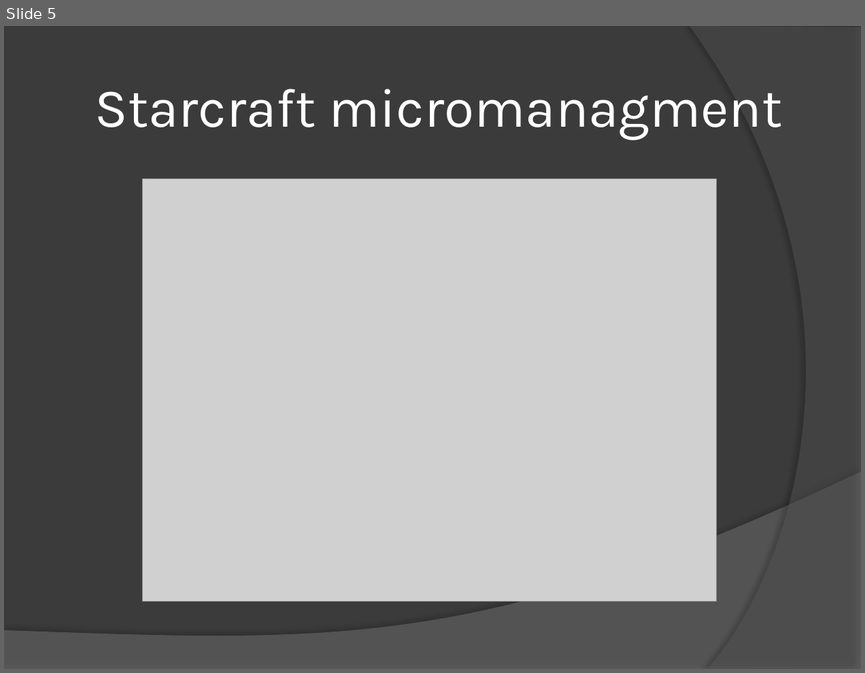
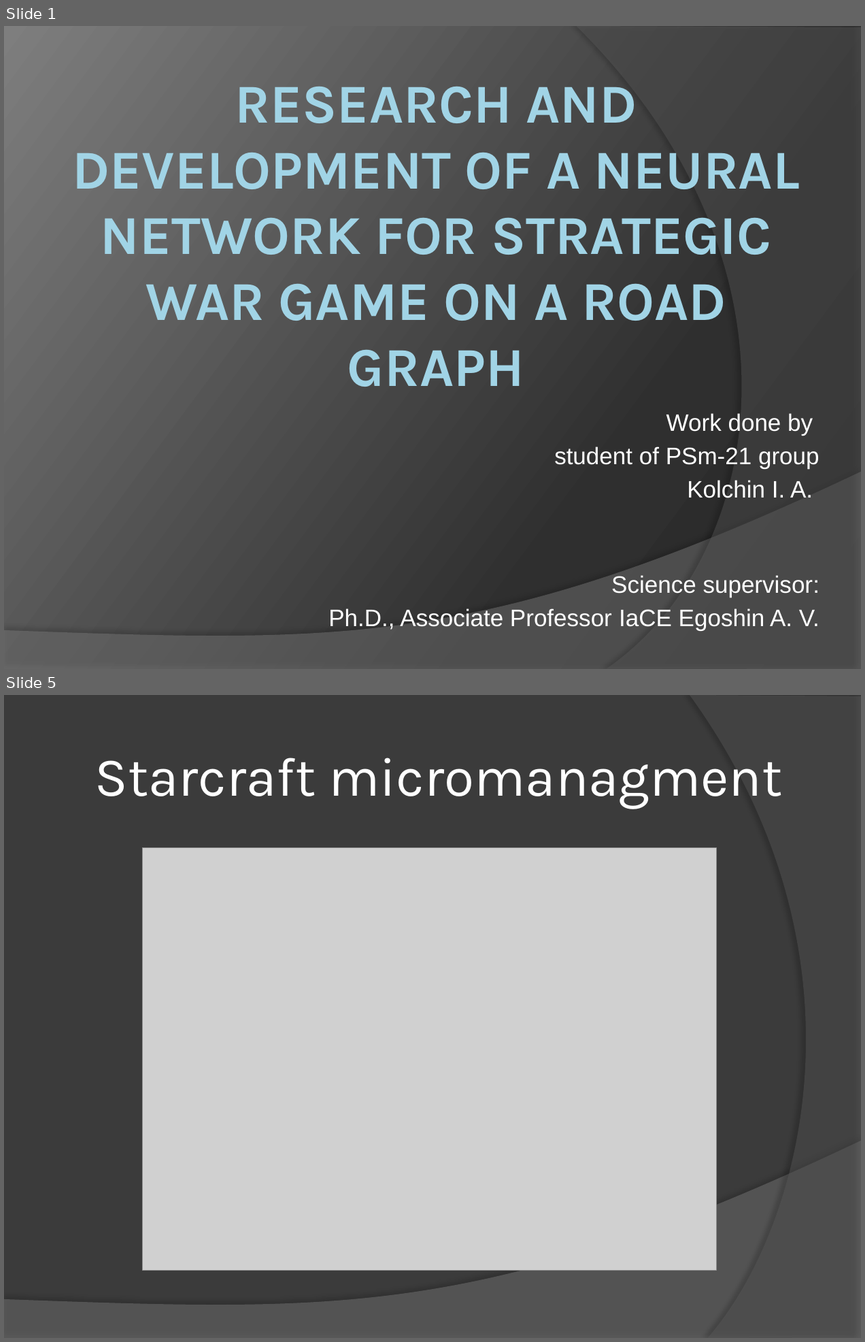
Before and after one commit to 7kia/Sciense-English, a slide deck: Kolchin_GW_ru.pptx. Shown one above the other, each under a label of ours: slide 5 before the commit, slides 1 and 5 after it; the slides between them are not shown. The pictures are 865x673 and 865x1342 pixels, drawn with LibreOffice and Linux fonts; fonts in the diff are those of the drawing; grey boxes stand for pictures. Boxes give left, top, right and bottom in pixels: in the first picture for what was removed or moved away, otherwise in the second. Text is boxed around its words. In the diff, an @@ line names an element or a change of style, - is before the commit and + after.

```diff
--- a/Kolchin_GW_ru.pptx
+++ b/Kolchin_GW_ru.pptx
@@ slide 1 added at <box>4,26,861,669</box>, background gradient #282828 to #2F2F2F to #7E7E7E; not listed: 1 template element that a slide beside it also shows @@
@@ freeform shape added at <box>577,26,861,669</box>, fill #5E5E5E at 40% opacity @@
@@ title added at <box>72,87,800,320</box>, 46 pt, text gradient #A1D4E7 to #58808D, bold @@
+RESEARCH AND DEVELOPMENT OF A NEURAL NETWORK FOR STRATEGIC WAR GAME ON A ROAD GRAPH
@@ subtitle added at <box>328,413,820,631</box>, 20 pt, text #FFFFFF @@
+Work done by
+student of PSm-21 group
+Kolchin I. A.
+Science supervisor:
+Ph.D., Associate Professor IaCE Egoshin A. V.
```
Also in this commit, not shown: 3 slides changed, 1 slide removed, 1 other file.
